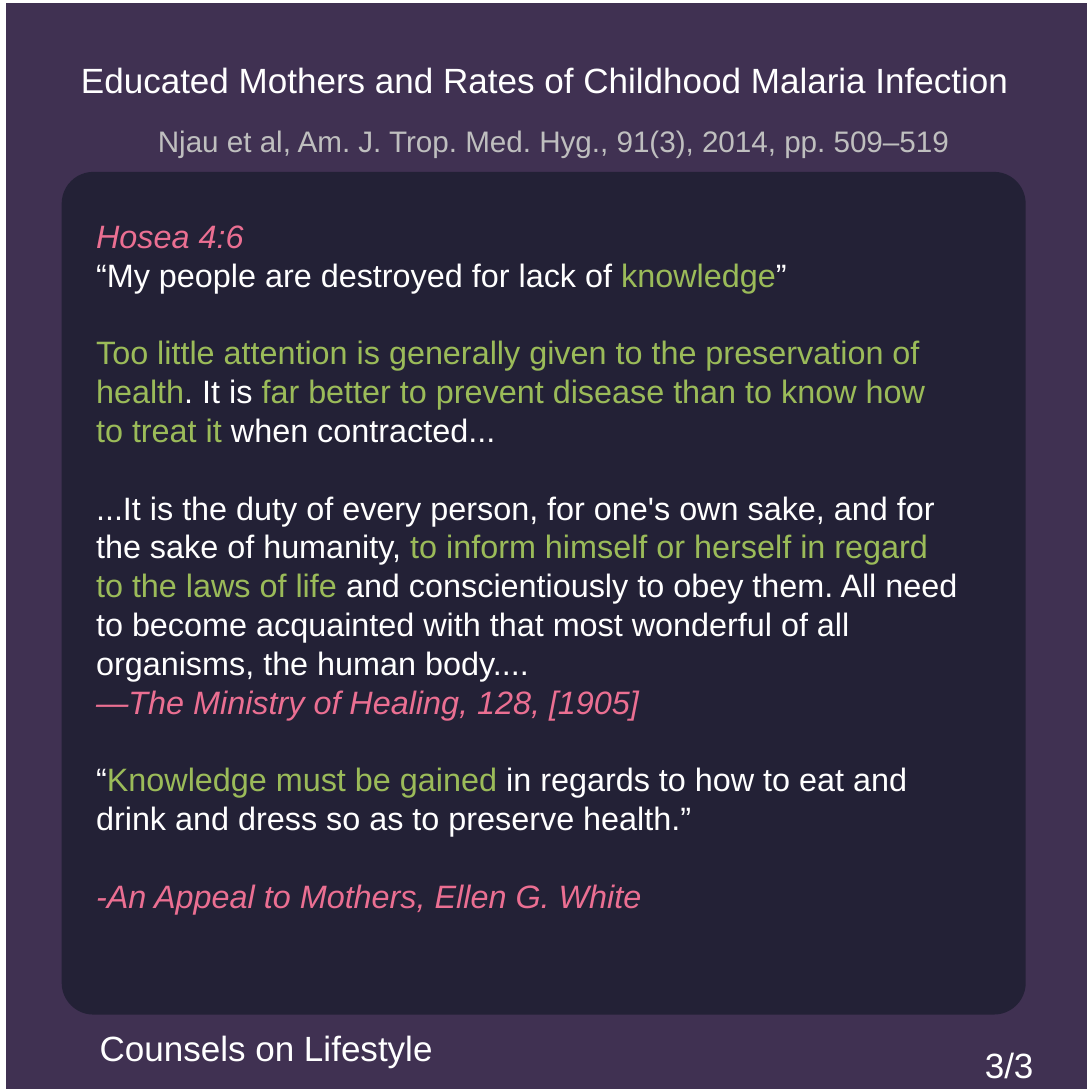
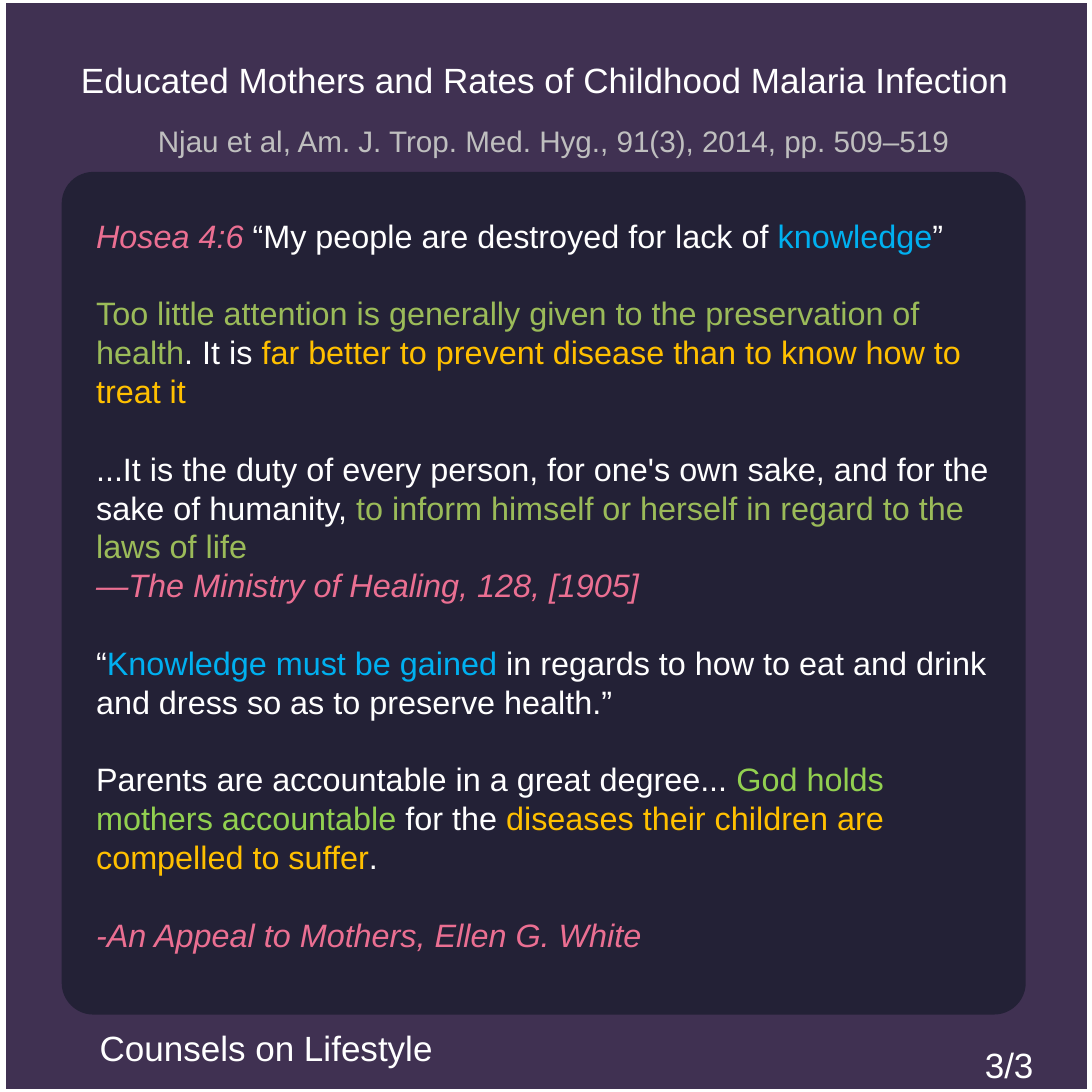
Before and after one commit to msimbao/counselsonlifestyle, a slide deck: slide 3 of posts/4/slides.pptx. Drawn at 1092x1092 pixels with LibreOffice and Linux fonts; fonts in the diff are those of the drawing. Boxes give left, top, right and bottom in pixels: in the first picture for what was removed or moved away, otherwise in the second. Text is boxed around its words. In the diff, an @@ line names an element or a change of style, - is before the commit and + after.

Commit message:
5 done and fixed some issues. still need to fix pages

```diff
--- a/posts/4/slides.pptx
+++ b/posts/4/slides.pptx
@@ text at (x1=96, y1=224, x2=989, y2=559): text changed; text colour #FFFFFF to #9BBB59 @@
-Hosea 4:6
-“My people are destroyed for lack of knowledge”
-Too little attention is generally given to the preservation of health. It is far better to prevent disease than to know how to treat it when contracted...
-...It is the duty of every person, for one's own sake, and for the sake of humanity, to inform himself or herself in regard to the laws of life and conscientiously to obey them. All need to become acquainted with that most wonderful of all organisms, the human body....
+Hosea 4:6 “My people are destroyed for lack of knowledge”
+Too little attention is generally given to the preservation of health. It is far better to prevent disease than to know how to treat it
+...It is the duty of every person, for one's own sake, and for the sake of humanity, to inform himself or herself in regard to the laws of life
@@ text at (x1=96, y1=651, x2=986, y2=720): text colour #9BBB59 to #00B0F0 in "“Knowledge must be gained" @@
@@ text at (x1=96, y1=767, x2=884, y2=875): paragraph added @@
+Parents are accountable in a great degree... God holds mothers accountable for the diseases their children are compelled to suffer.
```
Also in this commit, not shown: 2 other slides changed, 27 other files.
